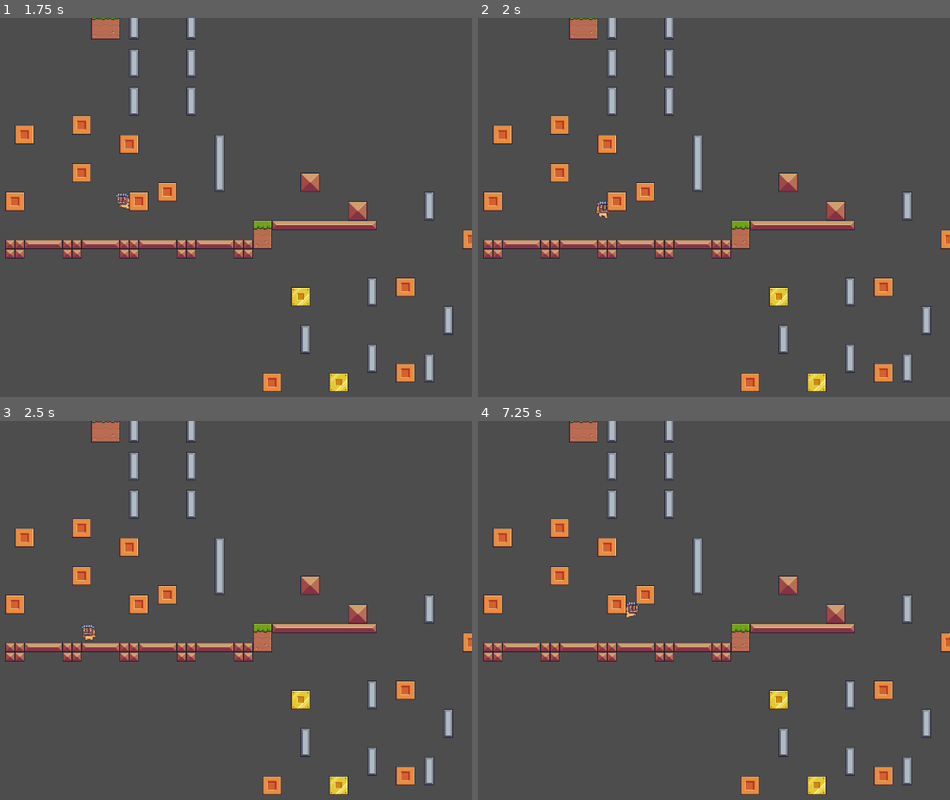
Above: before the commit, frames 1-4 (two rows, left to right).
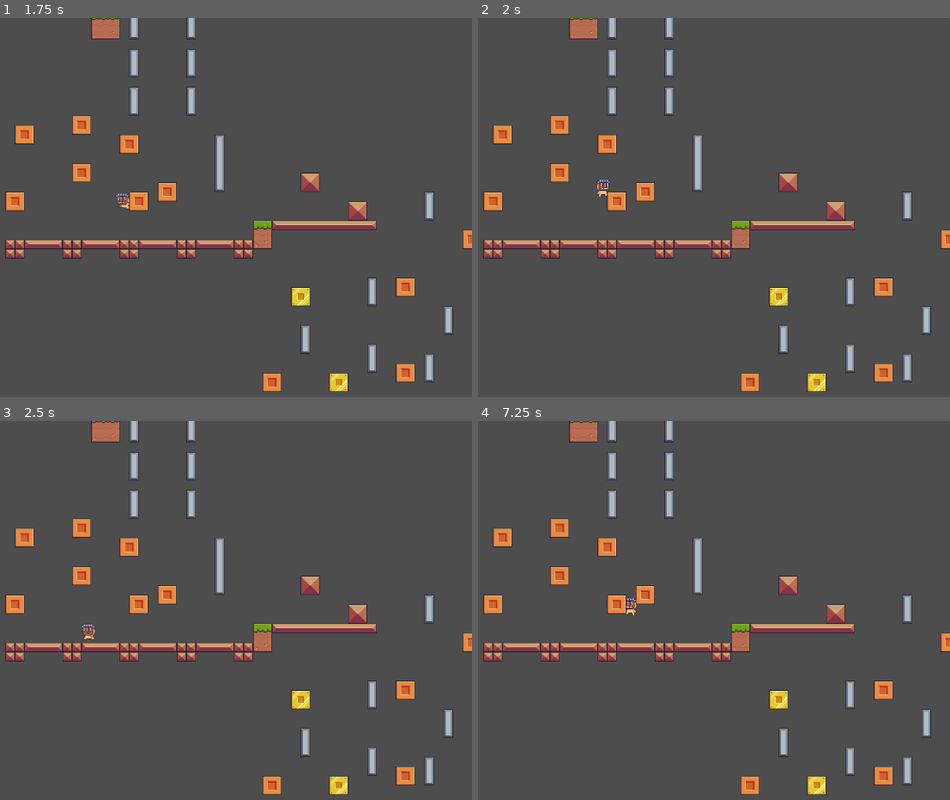
Above: after the commit, the same moments.

Repository: 3jaredsjones3/Super-Serious-Bros
Game: Godot game, scene res://scenes/main/main.tscn
Two runs of this game, one before a commit and one after it. Both use one fixed random seed, a clock stepped at 60 frames per second and the inputs below.
Inputs:
- Up to frame 1 (1.75 s): tap Enter at 0.5 s; hold Right (move_right) from 0.53 s (still down); tap Up (jump) at 0.6, 0.77, 1.07, 1.35, 1.52 s
- Up to frame 2 (2 s): keep holding Right (move_right); tap Up (jump) at 1.82 s
- Up to frame 3 (2.5 s): release Right (move_right) at 2.03 s; hold Left (move_left) from 2.03 s (still down); tap Up (jump) at 2.1 s
- Up to frame 4 (7.25 s): release Left (move_left) at 2.78 s; hold Right (move_right) 2.78-4.28 s; tap Up (jump) at 2.85, 3.02, 3.32, 3.6, 3.77, 4.07, 4.35, 4.52, 4.82, 5.1, 5.85, 6.02, 6.32, 6.6, 6.77, 7.07 s; tap Space at 4.25 s; hold Left (move_left) 4.28-5.03 s; hold Right (move_right) 5.03-5.78 s; hold Left (move_left) from 5.78 s (still down)

Frame 1 is identical in both runs. In frame 2, 0.2% of the frame differs, in the area x 24-29%, y 42-53%; in frame 3, less than 0.1%; in frame 4, 0.1%.

Commit message:
Added wall jumps

Diff:
--- a/super-serious-bros/scenes/player/player.gd
+++ b/super-serious-bros/scenes/player/player.gd
@@ -62,13 +62,33 @@
 
 	velocity.y += gravity * gravity_multiplier * delta
 
+func can_wall_jump() -> bool:
+	if is_on_floor():
+		return false
+
+	if not is_wall_sliding:
+		return false
+
+	var wall_dir := get_wall_direction()
+
+	if wall_dir == 0:
+		return false
+
+	if wall_dir == last_wall_jump_dir: #Can't wall jump off the same wall dir twice in a row
+		return false
+
+	return true
 
 func handle_jump() -> void:
 	if not Input.is_action_just_pressed("jump"):
 		return
 
-	if is_on_floor():
+	if can_wall_jump():
+		do_wall_jump(get_wall_direction())
+
+	elif is_on_floor():
 		do_ground_jump()
+
 	elif can_double_jump:
 		do_double_jump()
 
@@ -76,12 +96,31 @@
 func do_ground_jump() -> void:
 	velocity.y = jump_velocity
 	can_double_jump = true
-
+	wall_jump_streak = 0
+	last_wall_jump_dir = 0
 
 func do_double_jump() -> void:
 	velocity.y = double_jump_velocity
 	can_double_jump = false
+	wall_jump_streak = 0
 	play_anim("double_jump")
+
+
+func do_wall_jump(wall_dir: int) -> void:
+
+	velocity.y = wall_jump_velocity
+	velocity.x = -wall_dir * wall_jump_push_speed #push away from the wall
+	#We'll employ a timer to commit the player to the wall jump direction (no quick dir reversals immediately after wall jump)
+	wall_jump_control_timer = wall_jump_control_lock_time
+
+	last_wall_jump_dir = wall_dir
+	wall_jump_streak += 1
+
+	if wall_jump_streak >= wall_jumps_to_refresh_double_jump:
+		can_double_jump = true
+
+	is_wall_sliding = false
+	play_anim("jump")
 
 
 func handle_jump_cut() -> void:
@@ -92,6 +131,8 @@
 func update_after_move() -> void:
 	if is_on_floor():
 		can_double_jump = true
+		wall_jump_streak = 0
+		last_wall_jump_dir = 0
 
 
 func handle_wall_slide(input_dir: float) -> void:
